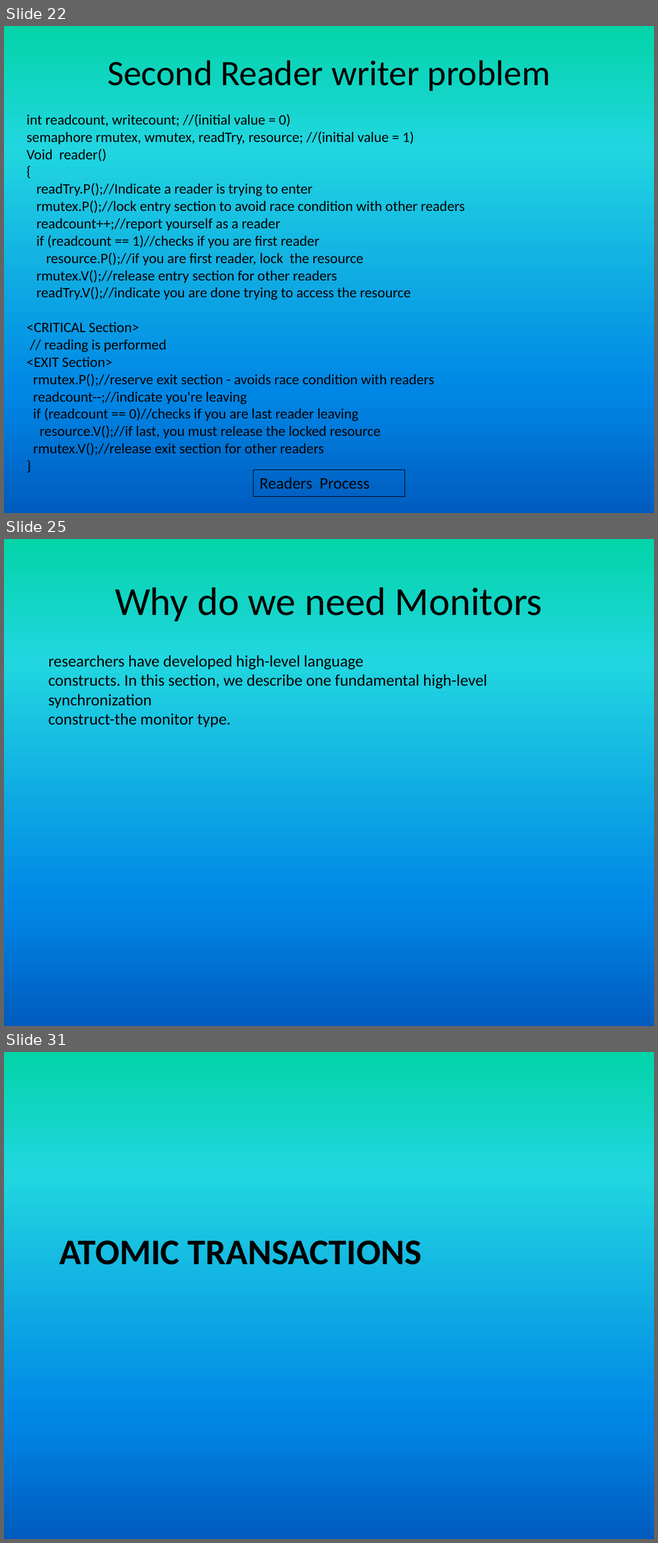
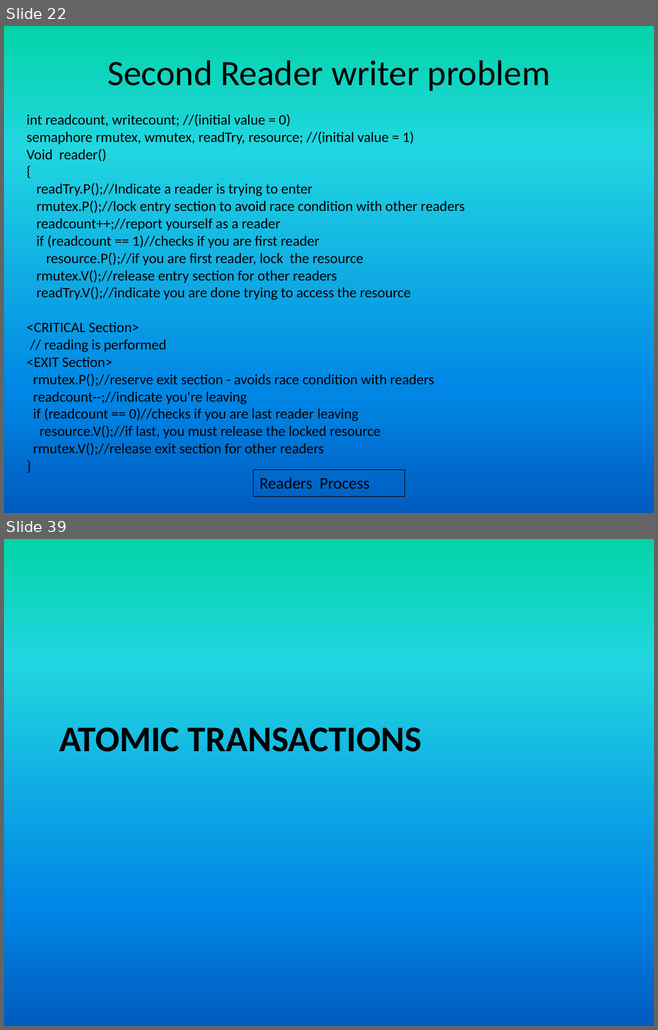
Before and after one commit to girishsukukumar/RTOS, a slide deck: RTOS-13 synchronization.pptx. Shown one above the other, each under a label of ours: slides 22, 25 and 31 before the commit, slides 22 and 39 after it; the slides between them are not shown. The pictures are 658x1543 and 658x1030 pixels, drawn with LibreOffice and Linux fonts; fonts in the diff are those of the drawing. Boxes give left, top, right and bottom in pixels: in the first picture for what was removed or moved away, otherwise in the second. Text is boxed around its words. In the diff, an @@ line names an element or a change of style, - is before the commit and + after.

```diff
--- a/RTOS-13 synchronization.pptx
+++ b/RTOS-13 synchronization.pptx
@@ slide 25 removed at [4, 539, 654, 1026], background gradient #03D4A8 to #21D6E0 to #0087E6 to #005CBF @@
@@ title removed at [115, 587, 542, 621] @@
-Why do we need Monitors
@@ text removed at [48, 655, 487, 727] @@
-researchers have developed high-level language
-constructs. In this section, we describe one fundamental high-level synchronization
-construct-the monitor type.
@@ what was slide 31 is now slide 39 @@
```
Also in this commit, not shown: 4 slides changed, 12 slides added, 3 other slides removed.
